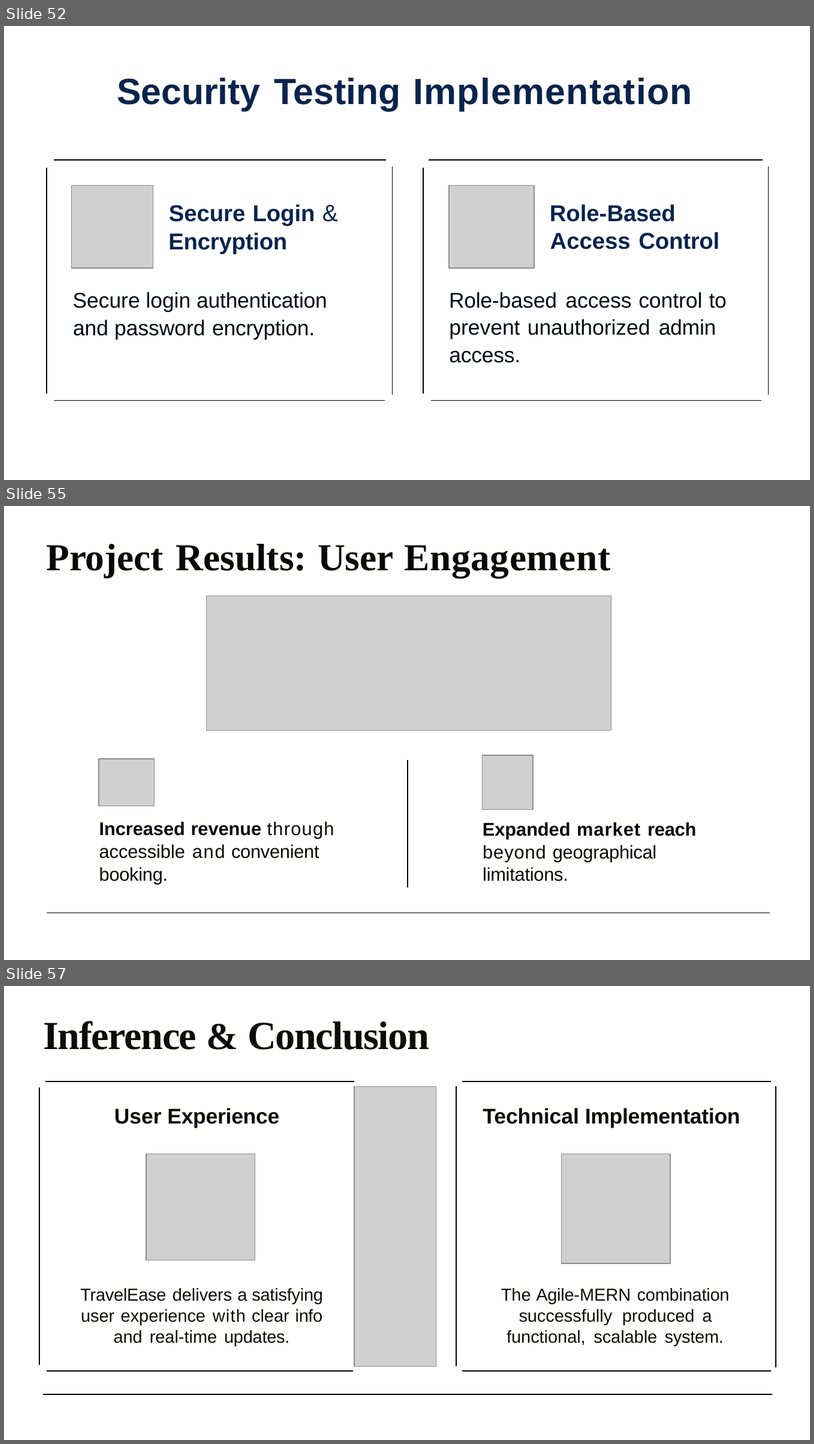
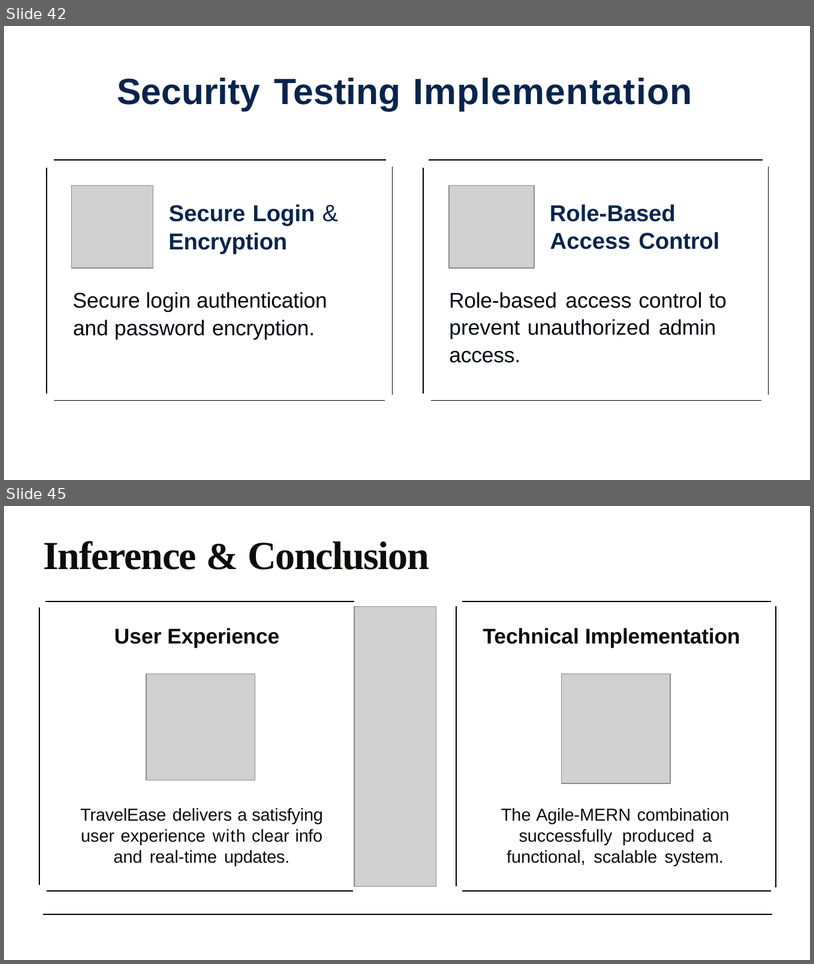
Before and after one commit to BSNP-17/Project, a slide deck: Documentation/TravelEase PPT.pptx. Shown one above the other, each under a label of ours: slides 52, 55 and 57 before the commit, slides 42 and 45 after it; the slides between them are not shown. The pictures are 814x1444 and 814x964 pixels, drawn with LibreOffice and Linux fonts; fonts in the diff are those of the drawing; grey boxes stand for pictures. Boxes give left, top, right and bottom in pixels: in the first picture for what was removed or moved away, otherwise in the second. Text is boxed around its words. In the diff, an @@ line names an element or a change of style, - is before the commit and + after.

```diff
--- a/Documentation/TravelEase PPT.pptx
+++ b/Documentation/TravelEase PPT.pptx
@@ slide 55 removed at (4,506,810,960), background #FFFFFF @@
@@ title removed at (46,544,611,577) @@
-Project Results: User Engagement
@@ picture removed at (206,595,611,730) @@
@@ picture removed at (482,755,533,809) @@
@@ picture removed at (98,759,154,806) @@
@@ freeform shape removed at (408,760,408,888) @@
@@ text removed at (99,821,335,884) @@
-Increased revenue through accessible and convenient booking.
@@ text removed at (483,822,696,881) @@
-Expanded market reach beyond geographical limitations.
@@ freeform shape removed at (47,912,770,912) @@
@@ what was slide 52 is now slide 42 @@
@@ what was slide 57 is now slide 45 @@
```
Also in this commit, not shown: 5 slides changed, 11 other slides removed, 9 other files.
